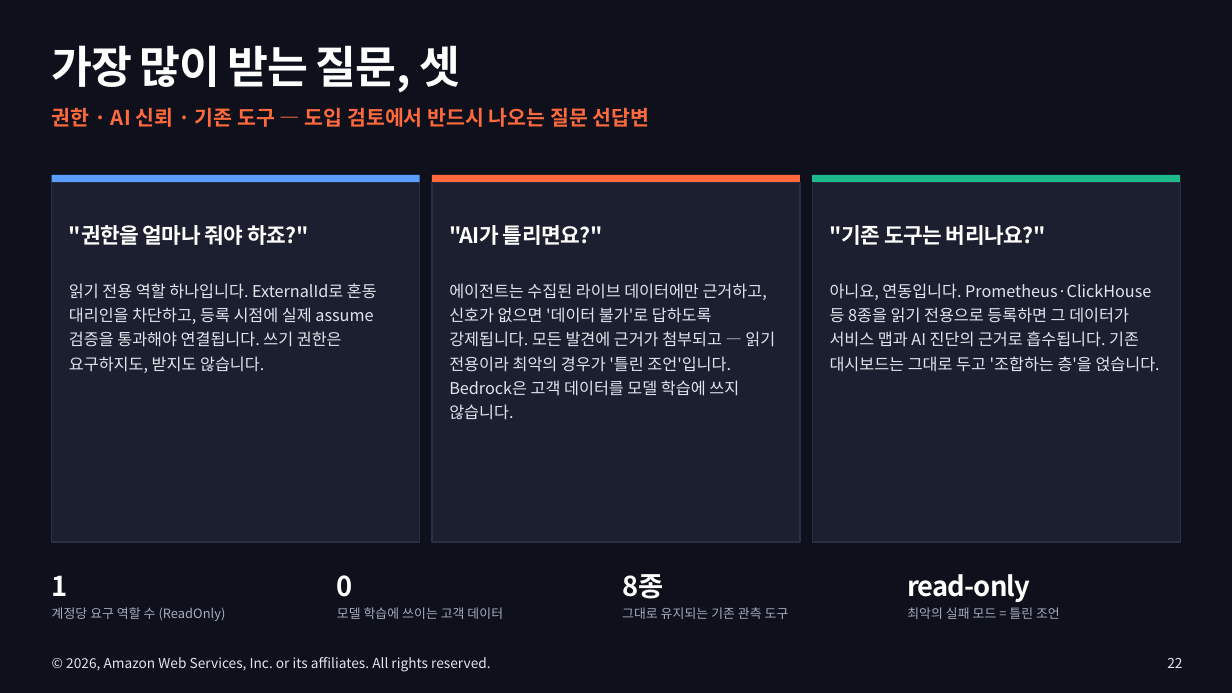
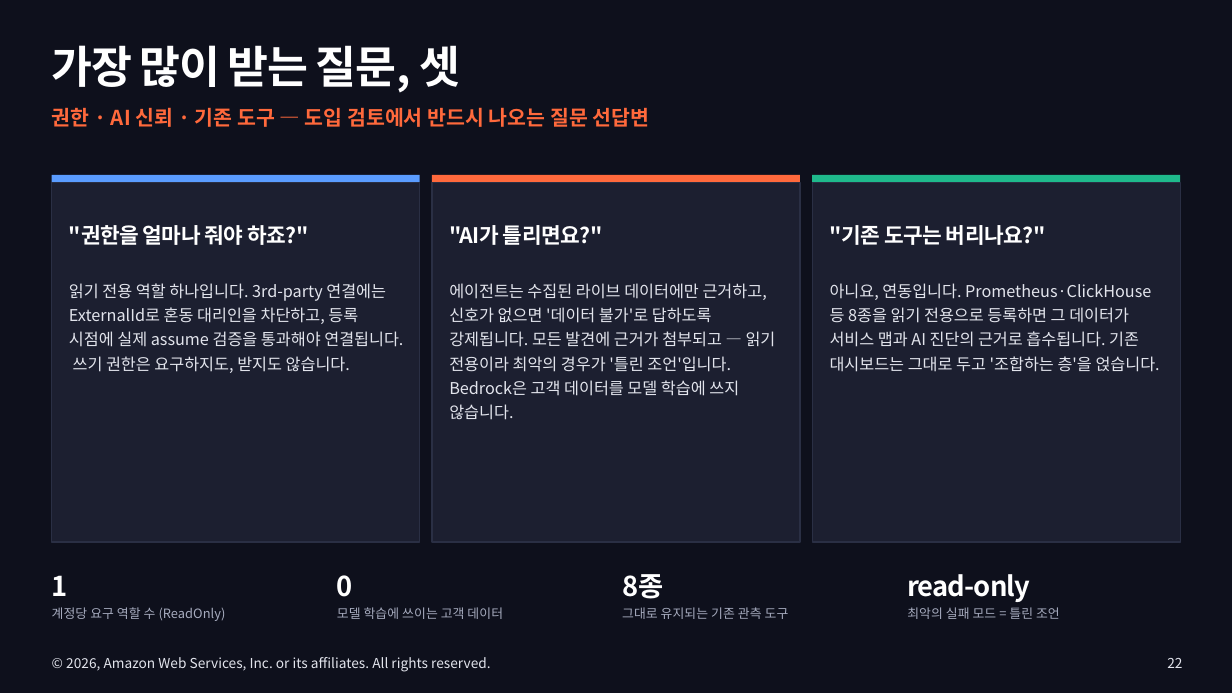
Before and after one commit to Atom-oh/awsops, a slide deck: slide 22 of docs-site/static/presentation/awsops-intro/awsops-intro.pptx. Drawn at 1232x693 pixels with LibreOffice and Linux fonts; fonts in the diff are those of the drawing. Boxes give left, top, right and bottom in pixels: in the first picture for what was removed or moved away, otherwise in the second. Text is boxed around its words. In the diff, an @@ line names an element or a change of style, - is before the commit and + after.

```diff
--- a/docs-site/static/presentation/awsops-intro/awsops-intro.pptx
+++ b/docs-site/static/presentation/awsops-intro/awsops-intro.pptx
@@ text at [69, 283, 403, 373]: text changed @@
-읽기 전용 역할 하나입니다. ExternalId로 혼동 대리인을 차단하고, 등록 시점에 실제 assume 검증을 통과해야 연결됩니다. 쓰기 권한은 요구하지도, 받지도 않습니다.
+읽기 전용 역할 하나입니다. 3rd-party 연결에는 ExternalId로 혼동 대리인을 차단하고, 등록 시점에 실제 assume 검증을 통과해야 연결됩니다. 쓰기 권한은 요구하지도, 받지도 않습니다.
```
Also in this commit, not shown: 7 other slides changed, 5 other files.
